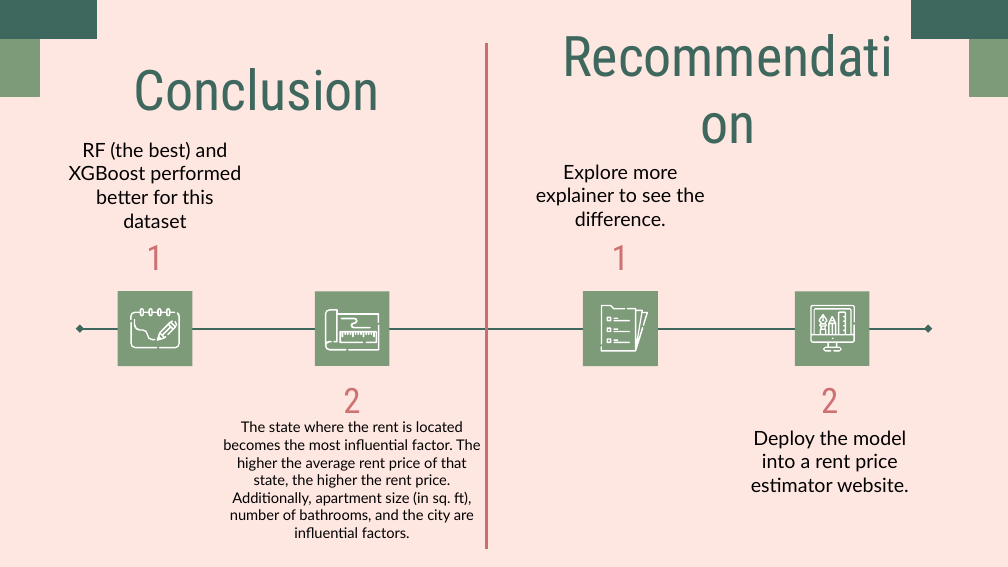
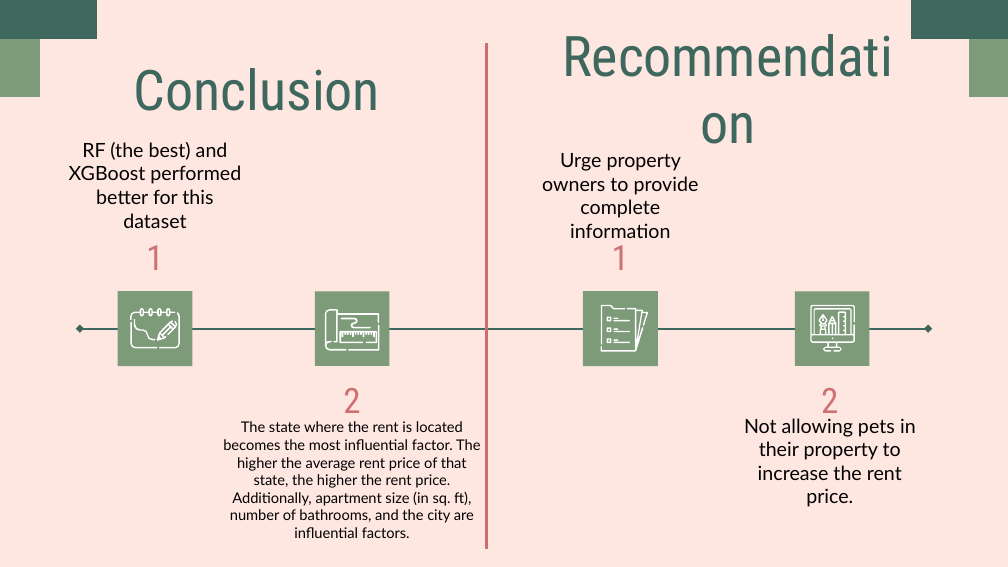
Before and after one commit to satriasaid/studentperfpy, a slide deck: slide 25 of [apt_rent] FinPro_DS32_FinPro_Satria Herlambang Pamungkas Said.pptx (slide 22 before the commit). Drawn at 1008x567 pixels with LibreOffice and Linux fonts; fonts in the diff are those of the drawing. Boxes give left, top, right and bottom in pixels: in the first picture for what was removed or moved away, otherwise in the second. Text is boxed around its words. In the diff, an @@ line names an element or a change of style, - is before the commit and + after.

```diff
--- a/[apt_rent] FinPro_DS32_FinPro_Satria Herlambang Pamungkas Said.pptx
+++ b/[apt_rent] FinPro_DS32_FinPro_Satria Herlambang Pamungkas Said.pptx
@@ text at (x1=542, y1=153, x2=699, y2=238): text changed @@
-Explore more explainer to see the difference.
+Urge property owners to provide complete information
@@ text at (x1=744, y1=418, x2=916, y2=507): text changed @@
-Deploy the model into a rent price estimator website.
+Not allowing pets in their property to increase the rent price.
```
Also in this commit, not shown: 5 other slides changed, 3 slides added, 1 other file.
